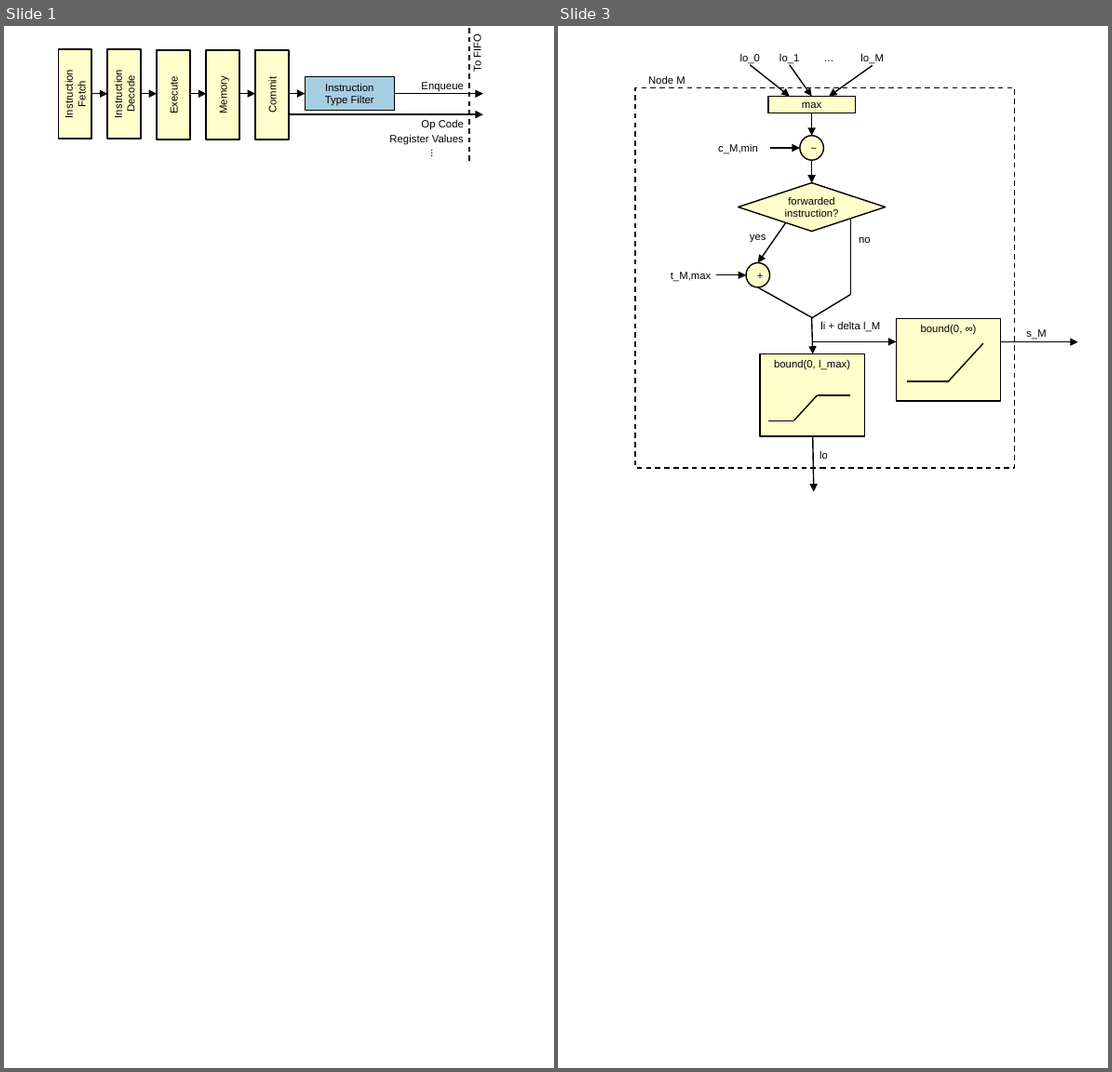
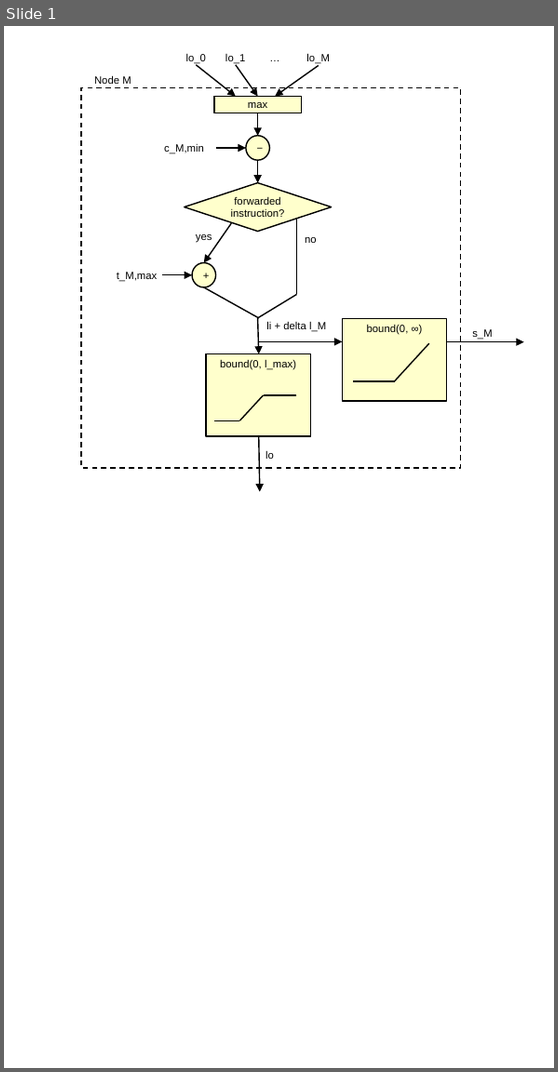
Before and after one commit to dl575/lo_thesis, a slide deck: monitoring_wcet/figs_src/diagrams-wide.pptx. Shown side by side, each under a label of ours: slides 1 and 3 before the commit, slide 1 after it; the slides between them are not shown. The pictures are 1112x1072 and 558x1072 pixels, drawn with LibreOffice and Linux fonts; fonts in the diff are those of the drawing. Boxes give left, top, right and bottom in pixels: in the first picture for what was removed or moved away, otherwise in the second. Text is boxed around its words. In the diff, an @@ line names an element or a change of style, - is before the commit and + after.

```diff
--- a/monitoring_wcet/figs_src/diagrams-wide.pptx
+++ b/monitoring_wcet/figs_src/diagrams-wide.pptx
@@ slide 1 removed at (x1=4, y1=26, x2=554, y2=1068), background #FFFFFF @@
@@ rectangle removed at (x1=59, y1=49, x2=91, y2=139) @@
-Instruction
-Fetch
@@ rectangle removed at (x1=108, y1=49, x2=141, y2=139) @@
-Instruction
-Decode
@@ rectangle removed at (x1=157, y1=50, x2=190, y2=139) @@
-Execute
@@ rectangle removed at (x1=207, y1=50, x2=239, y2=139) @@
-Memory
@@ rectangle removed at (x1=256, y1=50, x2=289, y2=139) @@
-Commit
@@ line removed from (469, 28) to (469, 163) @@
@@ text removed at (x1=471, y1=35, x2=483, y2=72) @@
-To FIFO
@@ rectangle removed at (x1=304, y1=77, x2=394, y2=111) @@
-Instruction Type Filter
@@ arrow removed from (91, 94) to (107, 94) @@
@@ arrow removed from (141, 94) to (157, 94) @@
@@ arrow removed from (191, 93) to (206, 93) @@
@@ arrow removed from (239, 93) to (255, 93) @@
@@ arrow removed from (290, 93) to (304, 93) @@
@@ arrow removed from (395, 94) to (483, 94) @@
@@ text removed at (x1=421, y1=82, x2=462, y2=92) @@
-Enqueue
@@ arrow removed from (289, 114) to (483, 114) @@
@@ text removed at (x1=389, y1=135, x2=463, y2=145) @@
-Register Values
@@ text removed at (x1=421, y1=120, x2=463, y2=130) @@
-Op Code
@@ text removed at (x1=420, y1=139, x2=436, y2=174) @@
-...
@@ what was slide 3 is now slide 1 @@
```
Also in this commit, not shown: 1 other slide removed, 11 other files.
